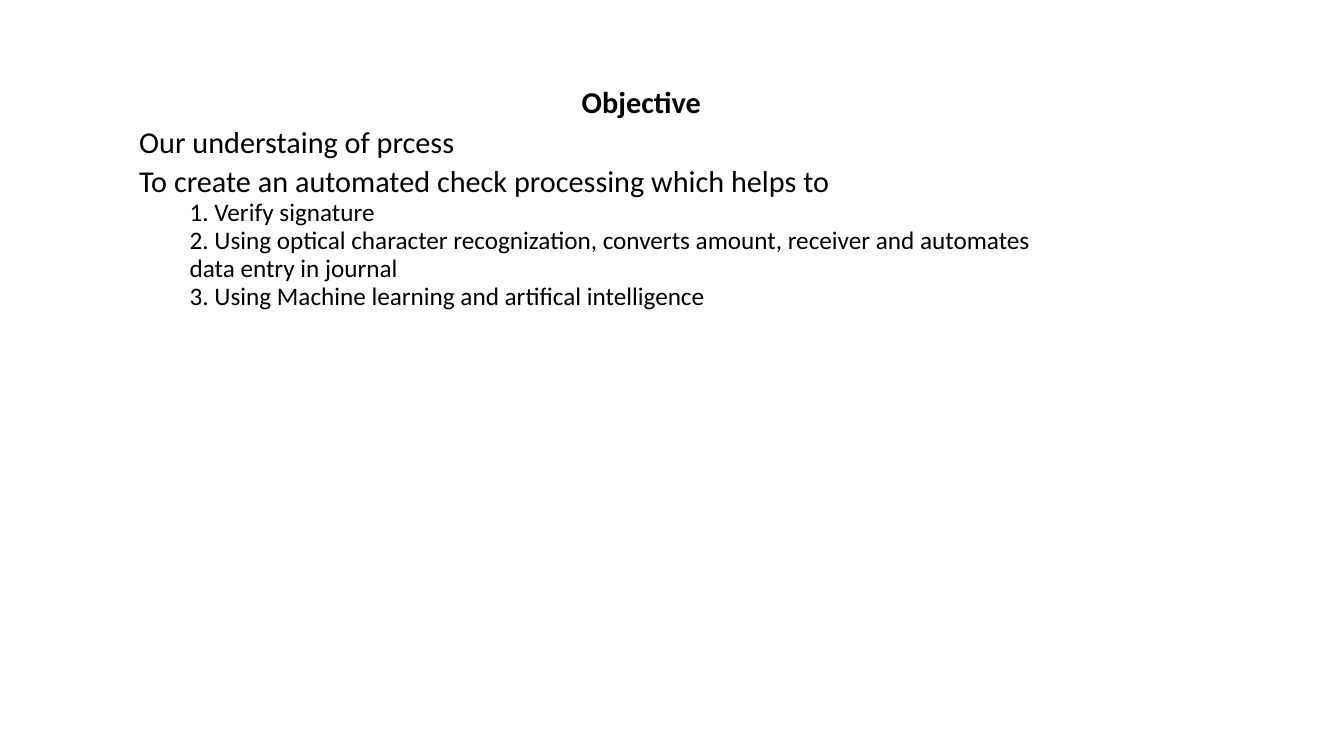
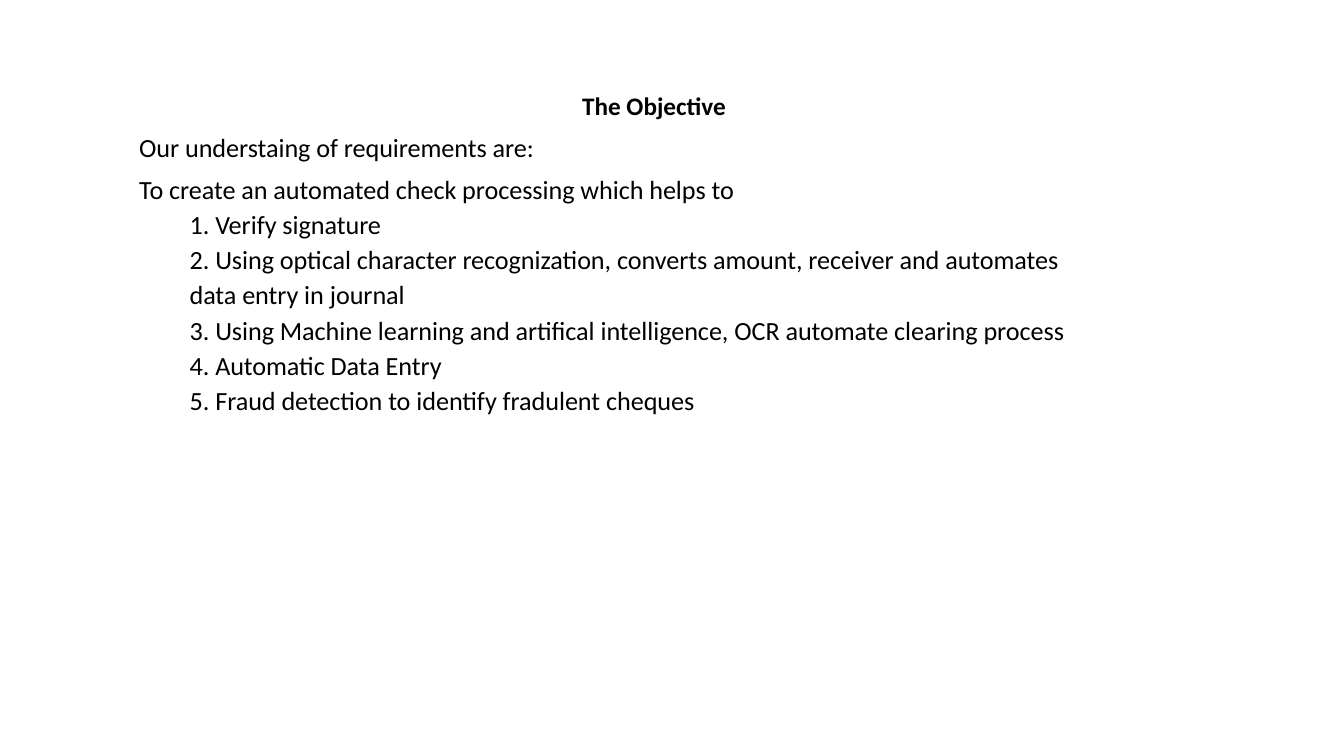
Before and after one commit to siva-tcs/TG-Auto-check, a slide deck: slide 2 of Automated check Processing.pptx. Drawn at 1344x756 pixels with LibreOffice and Linux fonts; fonts in the diff are those of the drawing. Boxes give left, top, right and bottom in pixels: in the first picture for what was removed or moved away, otherwise in the second. Text is boxed around its words. In the diff, an @@ line names an element or a change of style, - is before the commit and + after.

```diff
--- a/Automated check Processing.pptx
+++ b/Automated check Processing.pptx
@@ subtitle at box(139, 97, 725, 162): text changed; size 21.6 to 18.7 pt @@
-Objective
-Our understaing of prcess
+The Objective
+Our understaing of requirements are:
@@ subtitle at box(139, 180, 1058, 309): size 21.6 to 18.7 pt in "To create an automated check processing which ..."; size 18 to 18.7 pt in "1. Verify signature", "2. Using optical character recognization, converts amount, ...", "data entry in journal"; line spacing 0.7 to 0.9 @@
@@ subtitle at box(190, 321, 1065, 415): text changed; size 18 to 18.7 pt @@
-  3. Using Machine learning and artifical intelligence
+  3. Using Machine learning and artifical intelligence, OCR automate clearing process
+  4. Automatic Data Entry
+  5. Fraud detection to identify fradulent cheques
```
Also in this commit, not shown: 1 other slide changed, 1 slide added, 1 slide removed, 2 other files.
